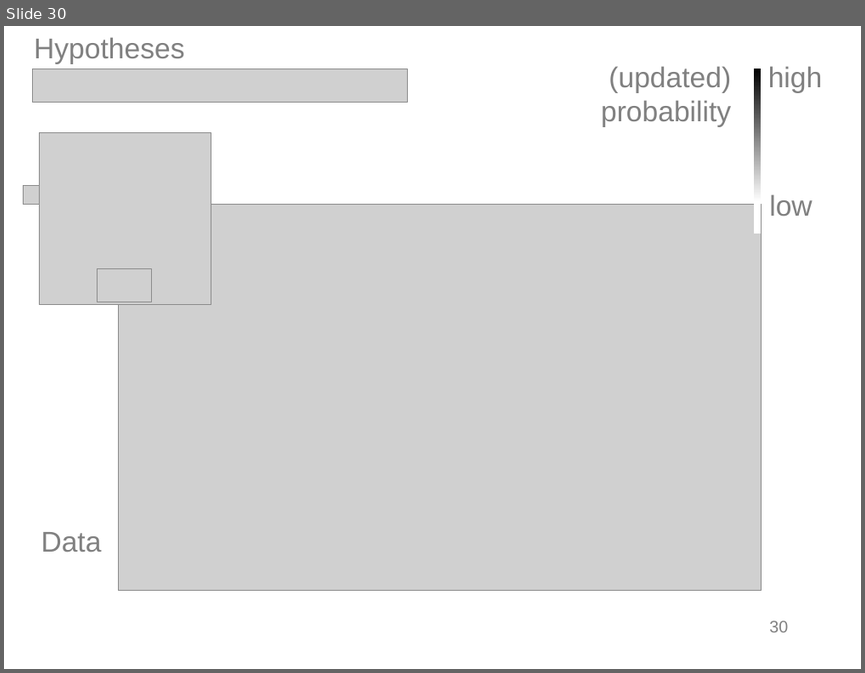
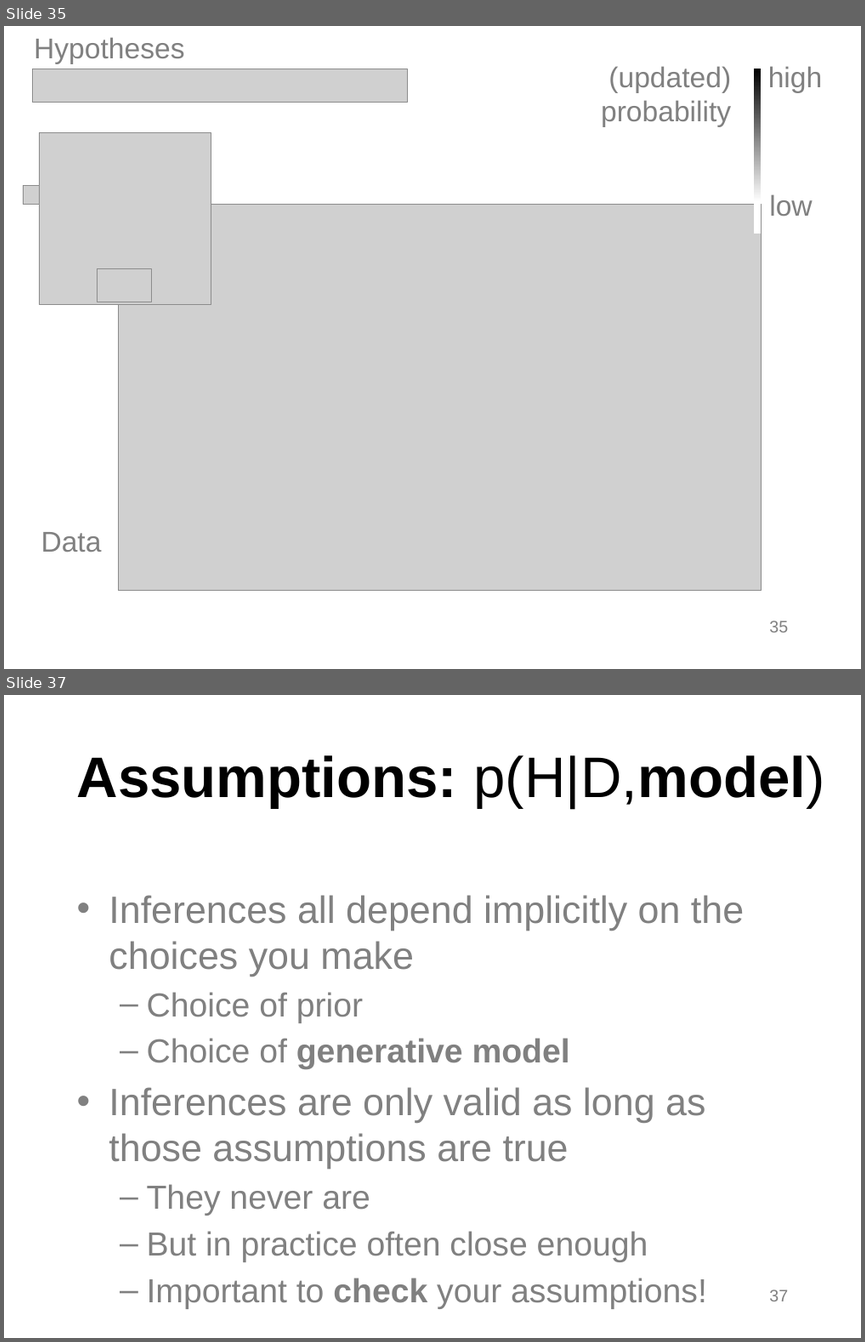
Before and after one commit to kleinschmidt/rutgers-deeper-data-analysis, a slide deck: bayes/deeper-data-bayes.pptx. Shown one above the other, each under a label of ours: slide 30 before the commit, slides 35 and 37 after it; the slides between them are not shown. The pictures are 865x673 and 865x1342 pixels, drawn with LibreOffice and Linux fonts; fonts in the diff are those of the drawing; grey boxes stand for pictures; background and template pictures are left out. Boxes give left, top, right and bottom in pixels: in the first picture for what was removed or moved away, otherwise in the second. Text is boxed around its words. In the diff, an @@ line names an element or a change of style, - is before the commit and + after.

```diff
--- a/bayes/deeper-data-bayes.pptx
+++ b/bayes/deeper-data-bayes.pptx
@@ slide 37 added at bbox=[4, 695, 861, 1338], background #FFFFFF @@
@@ title added at bbox=[77, 755, 824, 808], 48 pt, text #000000, bold @@
+Assumptions: p(H|D,model)
@@ text added at bbox=[109, 895, 744, 1309], 28 pt, text #808080 @@
+• Inferences all depend implicitly on the choices you make
+  – Choice of prior
+  – Choice of generative model
+• Inferences are only valid as long as those assumptions are true
+  – They never are
+  – But in practice often close enough
+  – Important to check your assumptions!
@@ page number added at bbox=[769, 1289, 788, 1301], 14 pt, text #808080 @@
+37
@@ what was slide 30 is now slide 35 @@
@@ page number at bbox=[769, 620, 788, 632]: text changed @@
-30
+35
```
Also in this commit, not shown: 1 slide changed, 8 other slides added, 2 slides removed, 3 other files.
